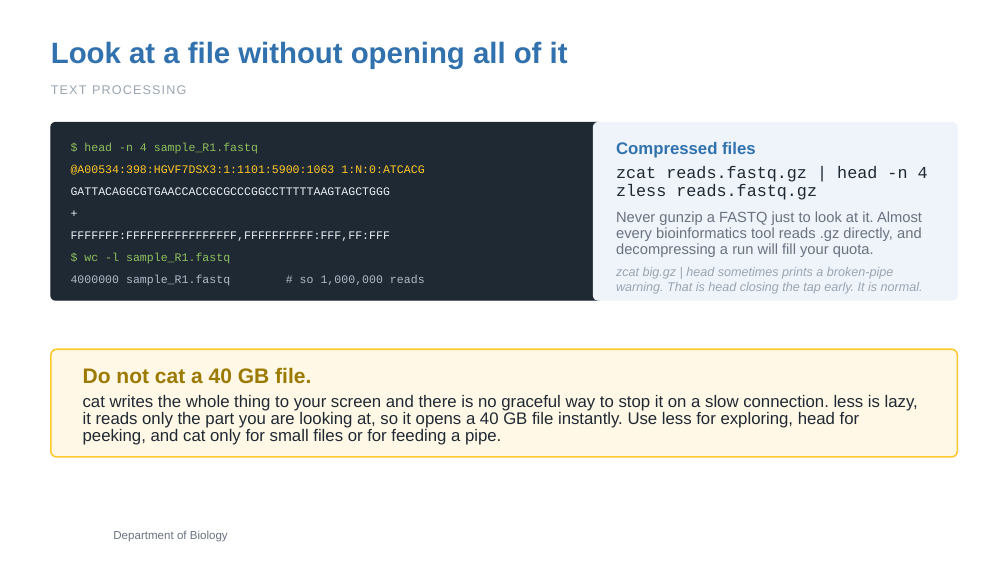
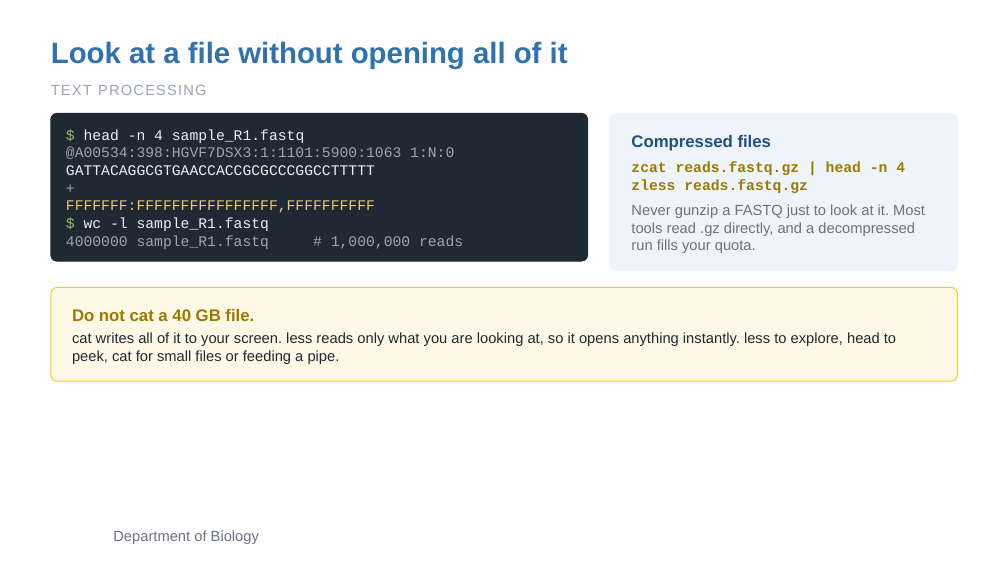
Before and after one commit to zhan4429/TuftsAppliedBioinfo, a slide deck: slide 14 of slides/week-01/Week01_Session1_CommandLine_Text_Git.pptx. Drawn at 1008x567 pixels with LibreOffice and Linux fonts; fonts in the diff are those of the drawing; background and template pictures are left out. Boxes give left, top, right and bottom in pixels: in the first picture for what was removed or moved away, otherwise in the second. Text is boxed around its words. In the diff, an @@ line names an element or a change of style, - is before the commit and + after.

```diff
--- a/slides/week-01/Week01_Session1_CommandLine_Text_Git.pptx
+++ b/slides/week-01/Week01_Session1_CommandLine_Text_Git.pptx
@@ text "TEXT PROCESSING" at (x1=51, y1=85, x2=207, y2=95): size 12 to 14 pt @@
@@ rounded rectangle at (x1=51, y1=113, x2=588, y2=261): proportions changed @@
@@ rounded rectangle resized from (x1=51, y1=123, x2=603, y2=300) to (x1=51, y1=113, x2=588, y2=261) @@
@@ rounded rectangle resized from (x1=594, y1=123, x2=957, y2=300) to (x1=610, y1=113, x2=957, y2=271) @@
@@ rounded rectangle at (x1=610, y1=113, x2=957, y2=271): proportions changed @@
@@ text "$ head -n 4 sample_R1.fastq" moved from (x1=84, y1=143, x2=258, y2=154) to (x1=84, y1=129, x2=304, y2=143) @@
@@ text "$ head -n 4 sample_R1.fastq" at (x1=84, y1=129, x2=304, y2=143): size 11 to 14 pt, text colour #8FBF5F to #E8EEF4; line spacing 1 to 16.8pt; vertical alignment middle to top @@
@@ text at (x1=66, y1=147, x2=454, y2=159): text changed; size 11 to 14 pt; text colour #FFC82C to #9AA5B1 @@
-@A00534:398:HGVF7DSX3:1:1101:5900:1063 1:N:0:ATCACG
+@A00534:398:HGVF7DSX3:1:1101:5900:1063 1:N:0
@@ text "Compressed files" moved from (x1=616, y1=142, x2=755, y2=158) to (x1=631, y1=135, x2=771, y2=151) @@
@@ text "Compressed files" at (x1=631, y1=135, x2=771, y2=151): text colour #3172AE to #205081; line spacing 1 to 19.2pt; vertical alignment middle to top @@
@@ text "+" moved from (x1=70, y1=202, x2=585, y2=224) to (x1=66, y1=178, x2=572, y2=196) @@
@@ text "+" at (x1=66, y1=178, x2=572, y2=196): size 11 to 14 pt, text colour #E8EDF2 to #9AA5B1; line spacing 1 to 16.8pt; vertical alignment middle to top @@
@@ text added at (x1=66, y1=165, x2=375, y2=175), 14 pt, text #E8EEF4 @@
+GATTACAGGCGTGAACCACCGCGCCCGGCCTTTTT
@@ text "zcat reads.fastq.gz | head -n ..." moved from (x1=616, y1=166, x2=928, y2=200) to (x1=631, y1=161, x2=905, y2=193) @@
@@ text "zcat reads.fastq.gz | head -n ..." at (x1=631, y1=161, x2=905, y2=193): size 16 to 14 pt, text colour #1F2933 to #9C7A00, bold on; line spacing 17pt to 16.8pt; vertical alignment middle to top @@
@@ text at (x1=66, y1=200, x2=375, y2=213): text changed; size 11 to 14 pt; text colour #E8EDF2 to #F2C46D @@
-FFFFFFF:FFFFFFFFFFFFFFFF,FFFFFFFFFF:FFF,FF:FFF
+FFFFFFF:FFFFFFFFFFFFFFFF,FFFFFFFFFF
@@ text removed at (x1=71, y1=187, x2=390, y2=195) @@
-GATTACAGGCGTGAACCACCGCGCCCGGCCTTTTTAAGTAGCTGGG
@@ text at (x1=631, y1=204, x2=925, y2=253): text changed @@
-Never gunzip a FASTQ just to look at it. Almost every bioinformatics tool reads .gz directly, and decompressing a run will fill your quota.
+Never gunzip a FASTQ just to look at it. Most tools read .gz directly, and a decompressed run fills your quota.
@@ text "$ wc -l sample_R1.fastq" at (x1=84, y1=217, x2=269, y2=231): size 11 to 14 pt, text colour #8FBF5F to #E8EEF4; line spacing 1 to 16.8pt; vertical alignment middle to top @@
@@ text "$ wc -l sample_R1.fastq" moved from (x1=84, y1=253, x2=230, y2=264) to (x1=84, y1=217, x2=269, y2=231) @@
@@ text at (x1=66, y1=235, x2=463, y2=249): text changed; size 11 to 14 pt; text colour #AFBACA to #9AA5B1 @@
-4000000 sample_R1.fastq # so 1,000,000 reads
+4000000 sample_R1.fastq # 1,000,000 reads
@@ text removed at (x1=616, y1=267, x2=923, y2=294) @@
-zcat big.gz | head sometimes prints a broken-pipe warning. That is head closing the tap early. It is normal.
@@ rounded rectangle resized from (x1=51, y1=349, x2=957, y2=457) to (x1=51, y1=287, x2=957, y2=381) @@
@@ rounded rectangle at (x1=51, y1=287, x2=957, y2=381): outline #FFC82C 1.5 pt to #FFC82C 1 pt; proportions changed @@
@@ vertical alignment middle to top in 5 elements at (x1=66, y1=147, x2=454, y2=159), (x1=66, y1=235, x2=463, y2=249), (x1=631, y1=204, x2=925, y2=253), (x1=66, y1=200, x2=375, y2=213), (x1=72, y1=332, x2=896, y2=364) @@
@@ text "Do not cat a 40 ..." moved from (x1=83, y1=367, x2=311, y2=384) to (x1=72, y1=309, x2=254, y2=321) @@
@@ text "Do not cat a 40 ..." at (x1=72, y1=309, x2=254, y2=321): size 20 to 16 pt; line spacing 1 to 19.2pt; vertical alignment middle to top @@
@@ text at (x1=72, y1=332, x2=896, y2=364): text changed; size 16 to 14 pt @@
-cat writes the whole thing to your screen and there is no graceful way to stop it on a slow connection. less is lazy, it reads only the part you are looking at, so it opens a 40 GB file instantly. Use less for exploring, head for peeking, and cat only for small files or for feeding a pipe.
+cat writes all of it to your screen. less reads only what you are looking at, so it opens anything instantly. less to explore, head to peek, cat for small files or feeding a pipe.
@@ text "Department of Biology" at (x1=113, y1=530, x2=259, y2=544): size 11 to 14 pt @@
```
Also in this commit, not shown: 19 other slides changed, 4 other files.
